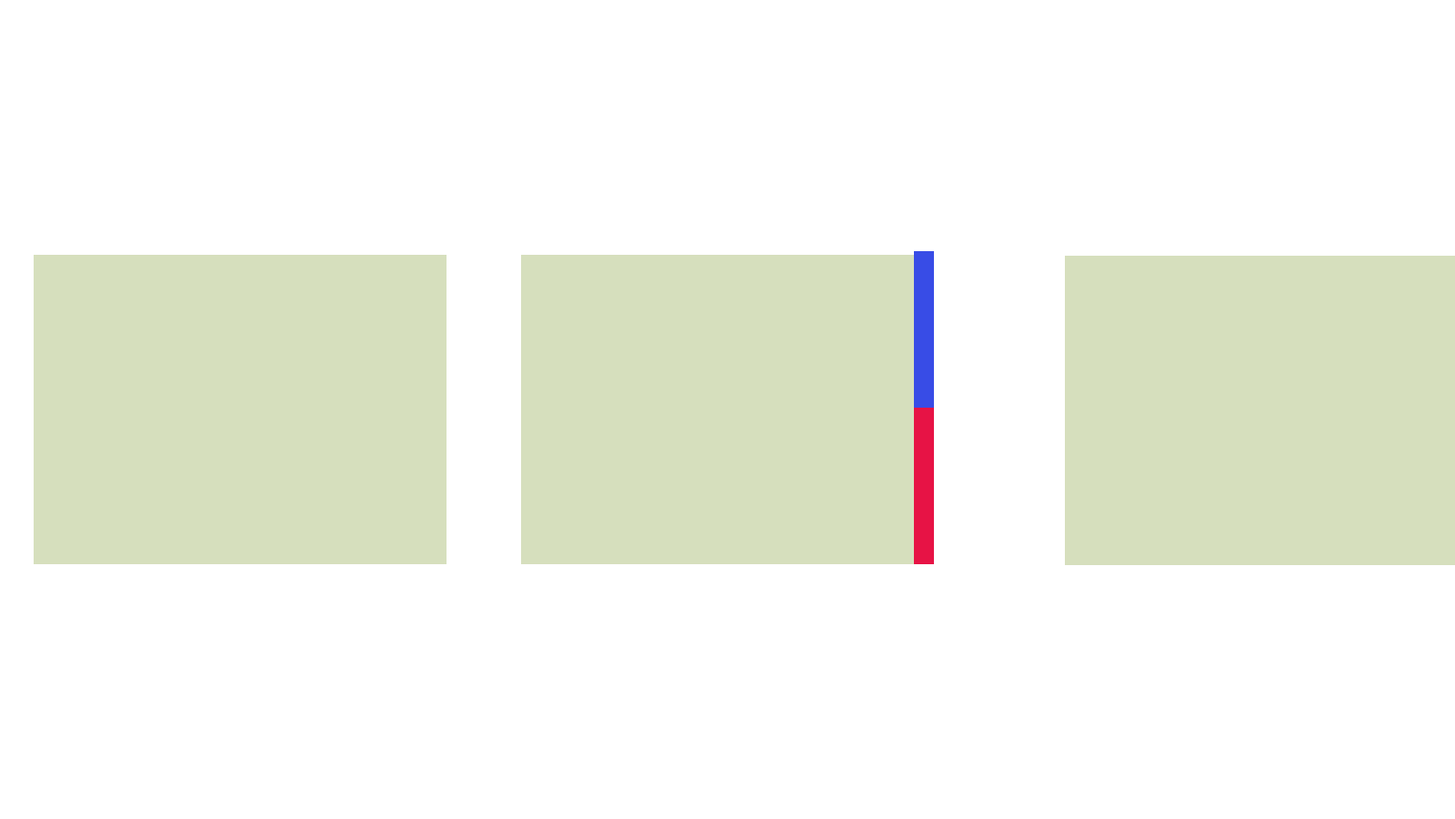
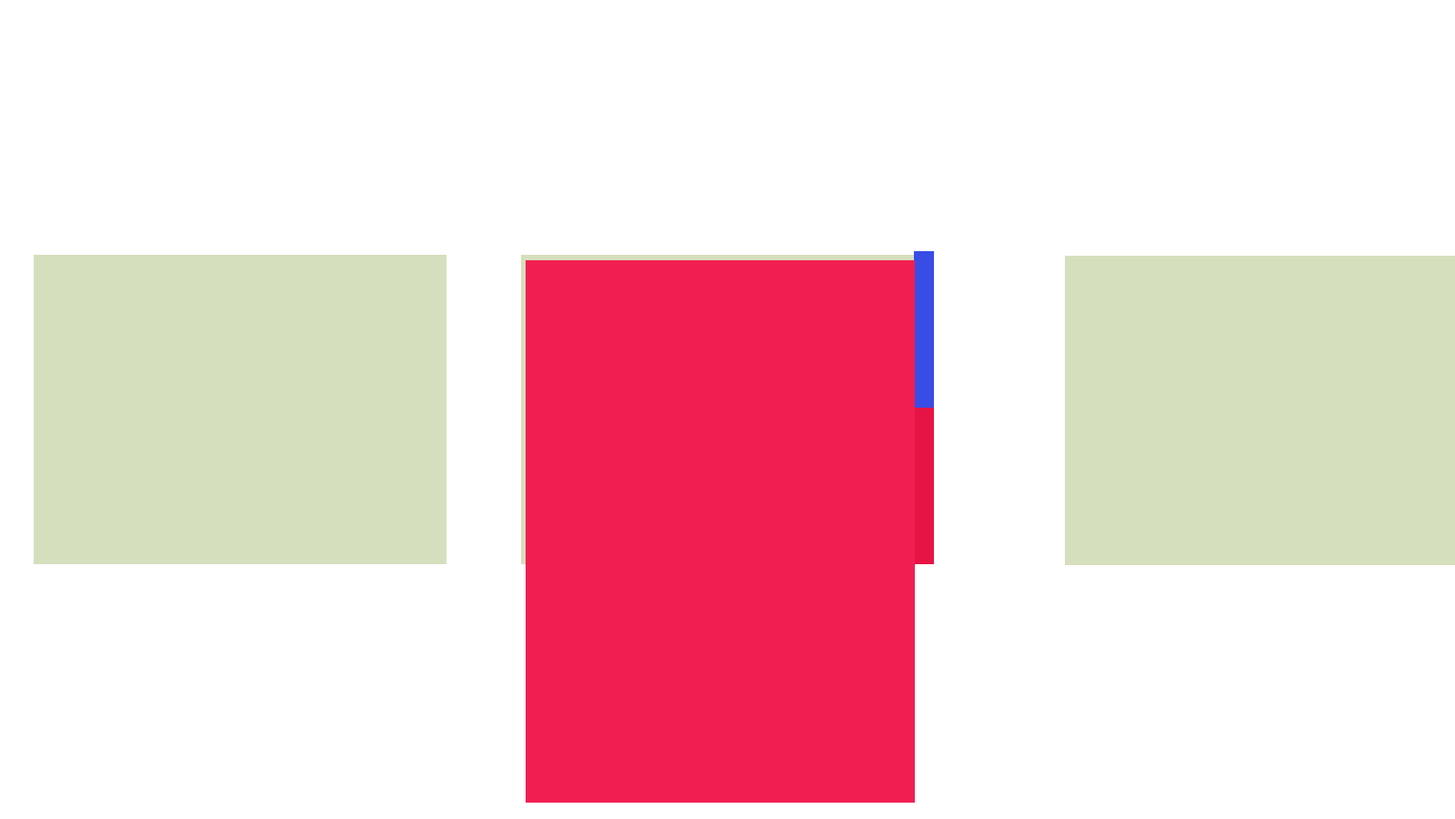
Layered file, before and after one edit (1455 x 819). Changes by layer:
added group "c_inside@Panel" with 1 layers in group "vertcal@ScrollView:V" over (525, 260, 916, 803)
added layer "b_red" in group "c_inside@Panel" over (525, 260, 916, 803)
renamed "ver@Scrollbar:B:0.2" to "vb_bar@Scrollbar:B:0.2", moved it into group "vertcal@ScrollView:V" over (914, 260, 916, 564)
